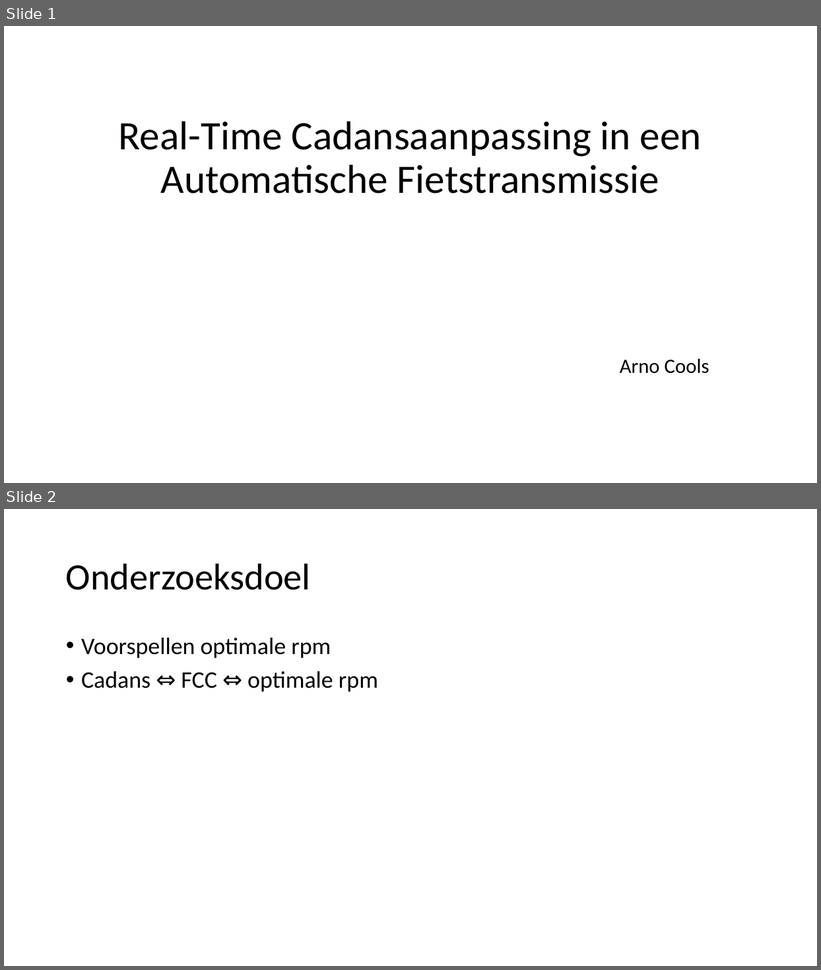
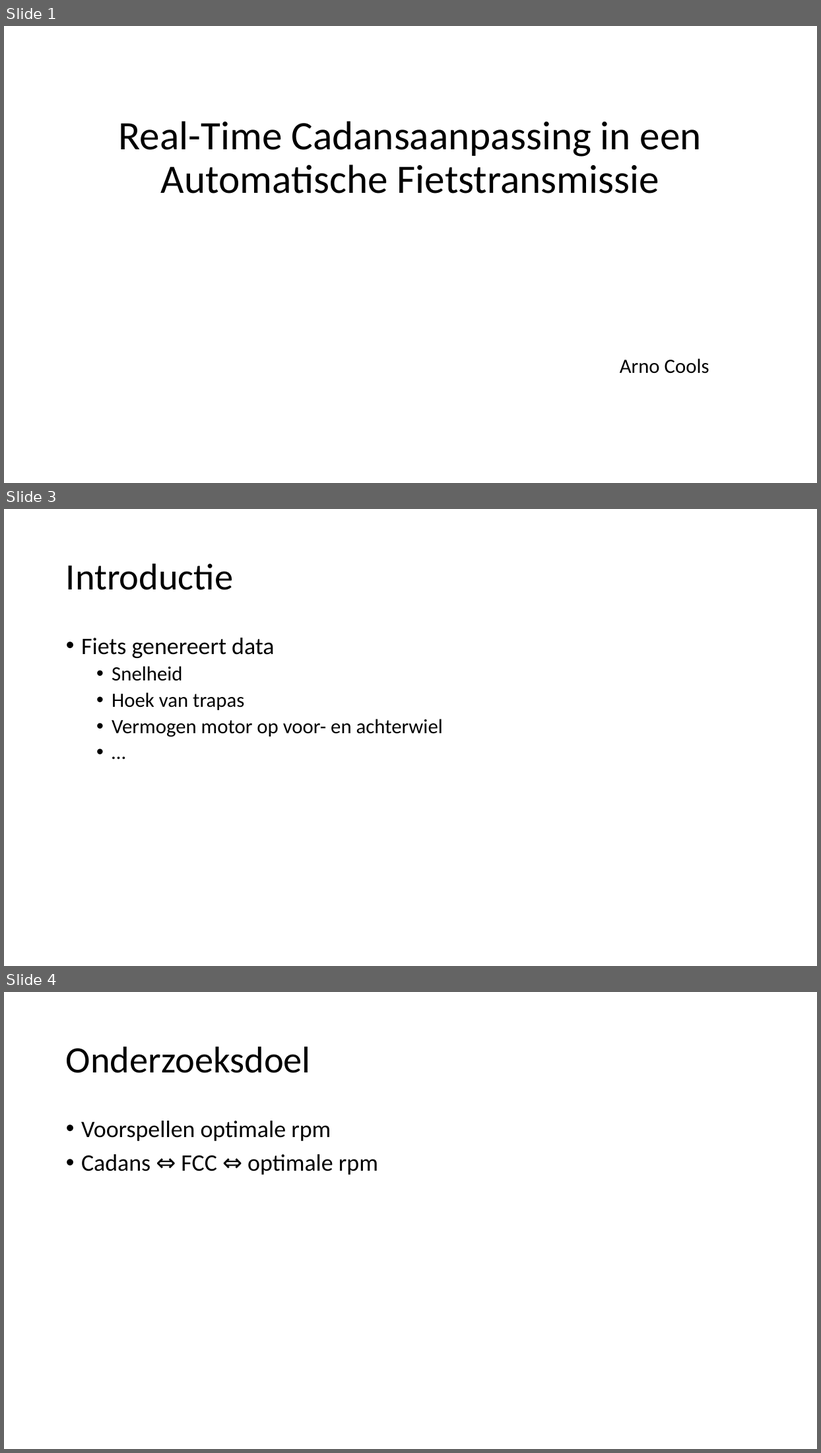
Before and after one commit to TooCools/Masterproef, a slide deck: Real-Time Cadansaanpassing in een Automatische Fietstransmissie.pptx. Shown one above the other, each under a label of ours: slides 1 and 2 before the commit, slides 1, 3 and 4 after it; the slides between them are not shown. The pictures are 821x970 and 821x1453 pixels, drawn with LibreOffice and Linux fonts; fonts in the diff are those of the drawing. Boxes give left, top, right and bottom in pixels: in the first picture for what was removed or moved away, otherwise in the second. Text is boxed around its words. In the diff, an @@ line names an element or a change of style, - is before the commit and + after.

```diff
--- a/Real-Time Cadansaanpassing in een Automatische Fietstransmissie.pptx
+++ b/Real-Time Cadansaanpassing in een Automatische Fietstransmissie.pptx
@@ slide 3 added at [4,509,817,966], background #FFFFFF @@
@@ title added at [66,563,233,590], 44 pt, text #000000 @@
+Introductie
@@ text added at [81,638,443,737], 24 pt, text #000000 @@
+• Fiets genereert data
+  • Snelheid
+  • Hoek van trapas
+  • Vermogen motor op voor- en achterwiel
+  • …
@@ what was slide 2 is now slide 4 @@
```
Also in this commit, not shown: 5 slides changed, 1 other slide added.
